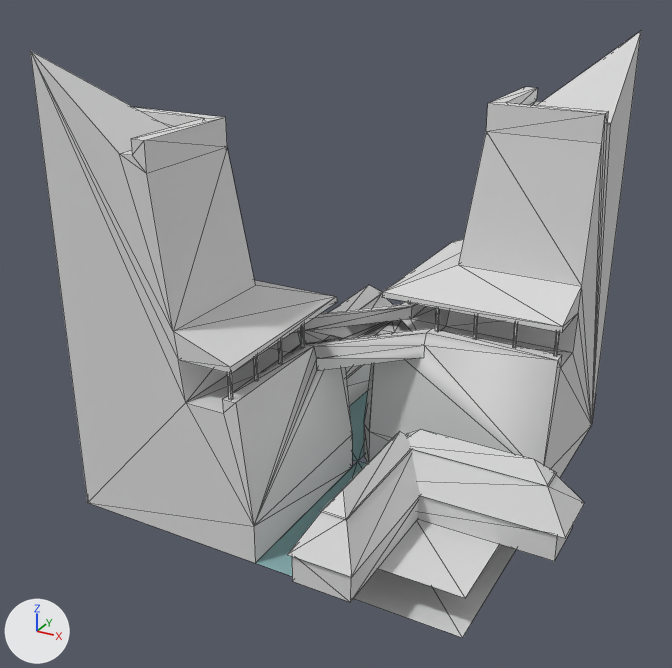
Two versions of the OBJ model assets/stl_export/1c1c.obj, one commit apart.
Camera for both pictures: a camera (50 mm lens) standing at (29.72, -57.69, 36.62) and looking at (-0.64, -2.49, 9.03). Every picture has the same lights, and +X, +Y and +Z are marked at lower left. The picture after the commit comes second. Mesh edges are drawn as thin lines. Where no turn or scale is listed for an object, it has been applied to the vertices. Vertices at exactly the same position are counted once.

Names of what the first picture shows: '1c1c'.
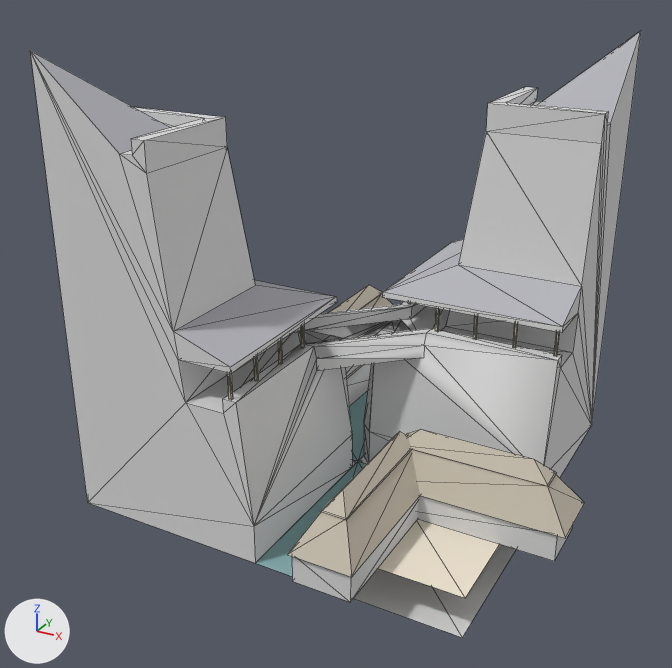
Pixel boxes [x1, y1, x2, y2] of what changed, in the pictures (672 x 668 px; the box of a moved part takes in the faces that stretch with it):
part 1 of me_1c1c, moved or reshaped (not visible before): after [352, 456, 368, 466]
part 2 of me_1c1c, moved or reshaped: [186, 302, 449, 413] in both
part 3 of me_1c1c, recoloured: [31, 31, 641, 367] in both
part 4 of me_1c1c, recoloured: [227, 285, 584, 577] in both
part 5 of me_1c1c, recoloured (light grey to pale yellow): [378, 519, 500, 598] in both

Edits to the bpy script that builds the scene:
```text
Add mat_straw:
    mat_straw = principled_material('straw')
    mat_straw.base_color = (0.569, 0.514, 0.42)  # light grey #c7bead
    mat_straw.roughness = 1.0
Add mat_castleroof:
    mat_castleroof = principled_material('castleRoof')
    mat_castleroof.base_color = (0.471, 0.471, 0.51)  # grey #b7b7bd
    mat_castleroof.roughness = 1.0
Add mat_cortyard:
    mat_cortyard = principled_material('cortyard')
    mat_cortyard.base_color = (0.878, 0.792, 0.651)  # pale yellow #f1e6d3
    mat_cortyard.roughness = 1.0
Change me_1c1c:
    used by ob_1c1c; location = (0.0, 0.0, 0.0)
    verts and faces of me_1c1c; kept vertices keep their numbers, new ones are numbered from 366
    before: 3 (-5.0, 15.0, 0.0), 4 (15.0, 15.0, 0.0) at pixel (595, 394), 5 (-5.0, 15.0, -3.0), 6 (15.0, 15.0, -3.0) at pixel (591, 425), 144 (0.0, -1.0, -3.0) at pixel (352, 467)
    before: 145 (-1.0, 0.0, -3.0), 266 (0.0, 1.0, -3.0) at pixel (363, 455), 267 (1.0, 0.0, -3.0), 365 (0.0, 0.0, -3.0) at pixel (357, 461)
    remove me_1c1c.from_pydata(...)  # 366 vertices, 628 faces; spans x -19.2..19.2, y -18.8..18.8, z -3.0..29.6
    add me_1c1c.from_pydata(...)  # 365 vertices, 628 faces; spans x -19.2..19.2, y -18.8..18.8, z -3.0..29.6
    me_1c1c part 1
    add delete_vertices([4])  # with the faces that use them
    add faces += [(144, 145, 365), (266, 267, 365)]  # mat_default (light grey #dadada)
    me_1c1c part 2
    10 faces are deleted
    10 new faces join them, mat_default (light grey #dadada)
    me_1c1c part 3: 12 faces spanning x -15.0..15.0, y -15.0..15.0, z 11.4..29.6 switch from mat_default (light grey #dadada) to mat_castleroof (grey #b7b7bd)
    me_1c1c part 4: 264 faces spanning x -19.2..19.2, y -18.8..18.8, z 2.0..11.0 switch from mat_default (light grey #dadada) to mat_straw (light grey #c7bead)
    me_1c1c part 5: 4 faces spanning x -15.0..15.0, y -15.0..15.0, z 0.0 switch from mat_default (light grey #dadada) to mat_cortyard (pale yellow #f1e6d3)
    other edits to the shape of me_1c1c do not show in these pictures
```
